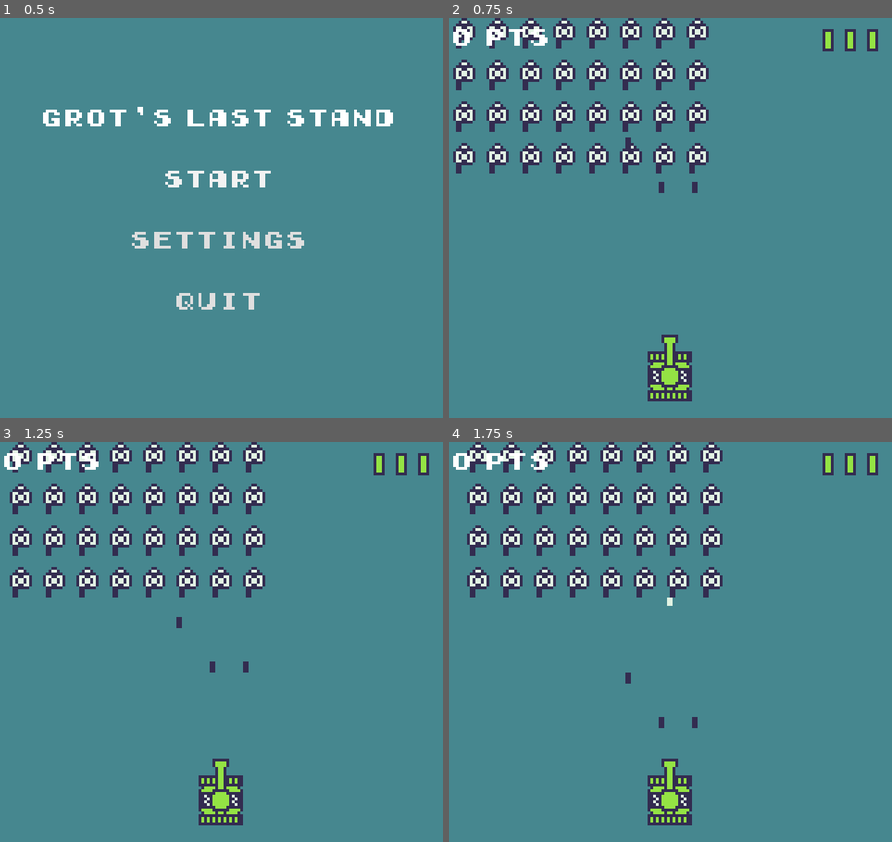
Above: before the commit, frames 1-4 (two rows, left to right).
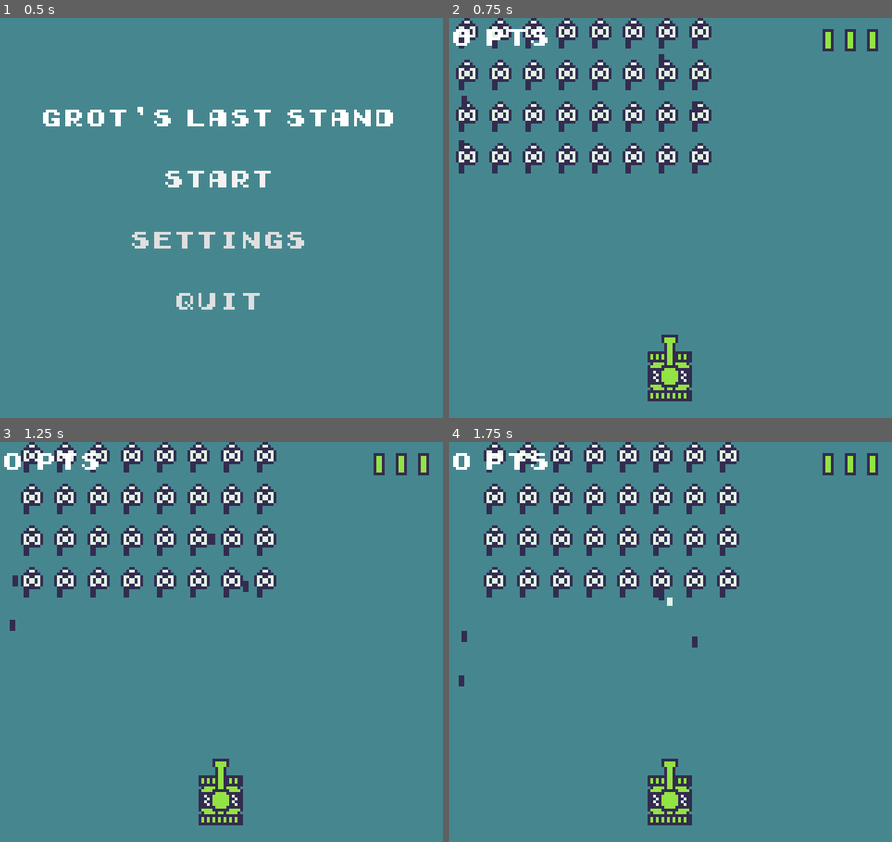
Above: after the commit, the same moments.

Repository: NoFoxTuGiv/grots-last-stand
Game: Godot game, scene res://scenes/ui/main_menu.tscn
Same seed, same stepped clock (60 frames per second), same inputs: the game is played once before the commit and once after it.
Inputs:
- Up to frame 1 (0.5 s): no input
- Up to frame 2 (0.75 s): click "Start" at 0.5 s
- Up to frame 3 (1.25 s): no input
- Up to frame 4 (1.75 s): tap Space (shoot) at 1.35 s

Frame 1 is identical in both runs. In frame 2, 6.1% of the frame differs, in the area x 0-60%, y 0-44%; in frame 3, 11%; in frame 4, 14%, in the area x 2-66%, y 0-72%.

Commit message:
Relocated shooting logic to game.gd to allow for dynamic live shot count.

Diff:
--- a/scripts/beaky.gd
+++ b/scripts/beaky.gd
@@ -13,7 +13,6 @@
 
 func _process(delta: float) -> void:
 	var viewport_size = get_viewport_rect().size
-	var live_shots = get_tree().get_nodes_in_group("Beaky_Dakka")
 
 	last_reverse_time += delta
 
@@ -23,10 +22,6 @@
 			position.y += 6
 			direction *= -1
 			last_reverse_time = 0
-
-	if live_shots.size() < 3:
-		if (randi() % 20) < 2:
-			_shoot()
 
 	# Check if it reaches the bottom
 	if position.y >= viewport_size.y:
@@ -39,7 +34,7 @@
 			print(self.name, " collided with player! Game Over.")
 			emit_signal("game_over")
 
-func _shoot() -> void:
+func shoot() -> void:
 		var shot = SM_DAKKA.instantiate()
 		shot.name = self.name + "_shot"
 		shot.position = self.position
--- a/scripts/game.gd
+++ b/scripts/game.gd
@@ -7,8 +7,8 @@
 const GUTTER: int = 2
 const COLS: int = 8
 const ROWS: int = 4
-const INIT_MOVE_SPEED: float = 5.0
-const CLEAR_INCREMENT: float = 5.0
+const INIT_MOVE_SPEED: float = 10.0
+const CLEAR_INCREMENT: float = 10.0
 var kills: int = 0
 @export var clears: int = 0
 var direction: int = 1 # 1 for right, -1 for left
@@ -29,13 +29,21 @@
 func _physics_process(delta: float) -> void:
 	var move_speed = ((INIT_MOVE_SPEED + (clears * CLEAR_INCREMENT) + kills) * delta)
 	var beakies = get_tree().get_nodes_in_group("Beakies")
+	var live_shots = get_tree().get_nodes_in_group("Beaky_Dakka")
 
 	if beakies.size() == 0:
 		clears += 1
 		kills = 0
 		_generate_grid()
+
 	for beaky in beakies:
 		beaky.move(move_speed)
+
+	for beaky in beakies:
+		if live_shots.size() < (4 + clears):
+			if (randi() % 40) < 2:
+				beaky.shoot()
+				break
 
 func _generate_grid():
 	for i in range(ROWS):
